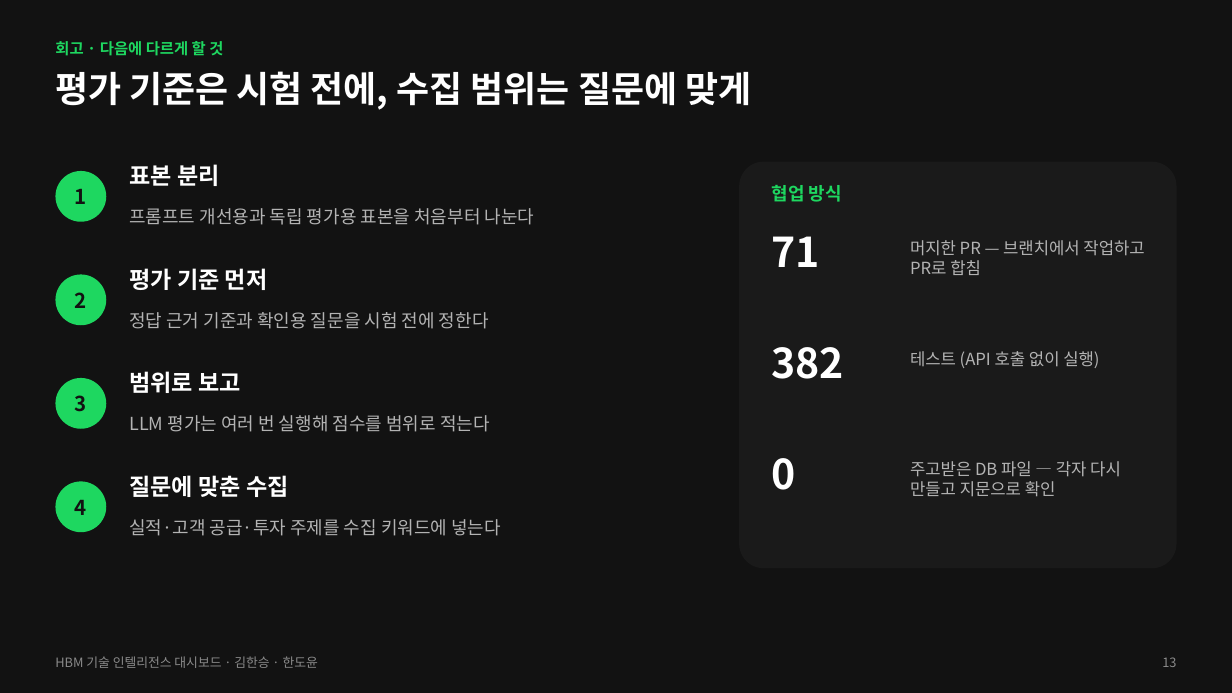
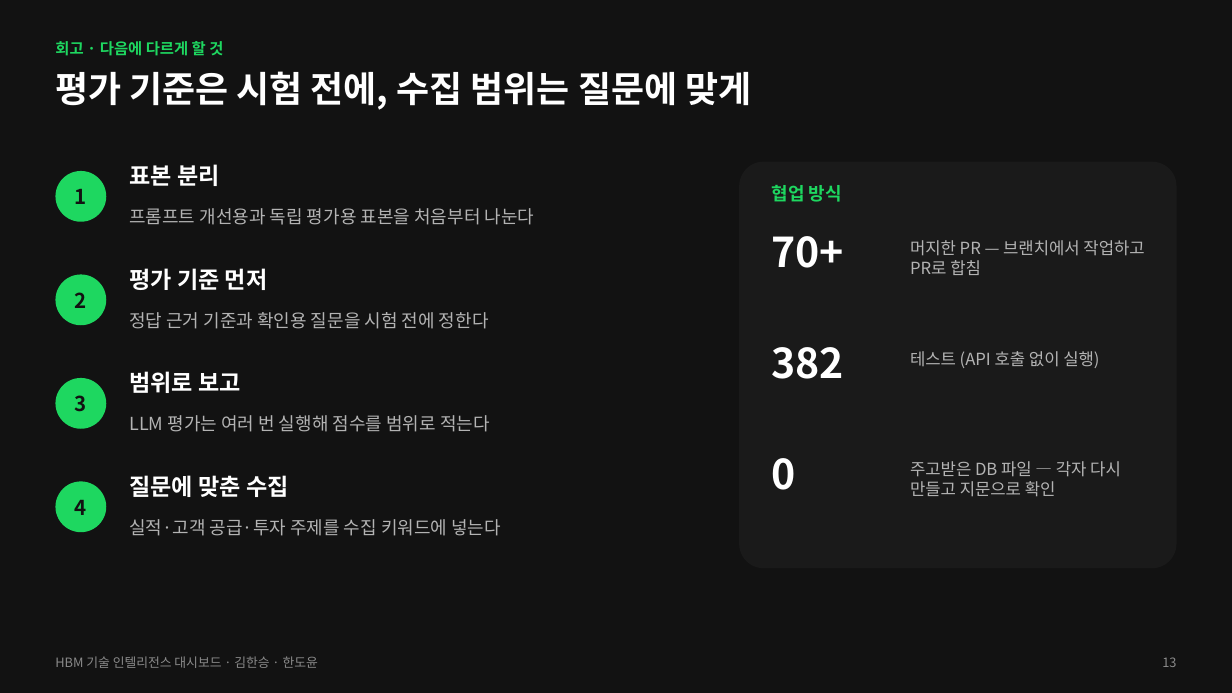
Before and after one commit to AI-Campus-1st/HBM-Technology-Intelligence-Dashboard, a slide deck: slide 13 of docs/presentation/HBM_발표.pptx. Drawn at 1232x693 pixels with LibreOffice and Linux fonts; fonts in the diff are those of the drawing. Boxes give left, top, right and bottom in pixels: in the first picture for what was removed or moved away, otherwise in the second. Text is boxed around its words. In the diff, an @@ line names an element or a change of style, - is before the commit and + after.

```diff
--- a/docs/presentation/HBM_발표.pptx
+++ b/docs/presentation/HBM_발표.pptx
@@ text at <box>772,236,845,268</box>: text changed @@
-71
+70+
```
Also in this commit, not shown: 2 other slides changed, 1 other file.
